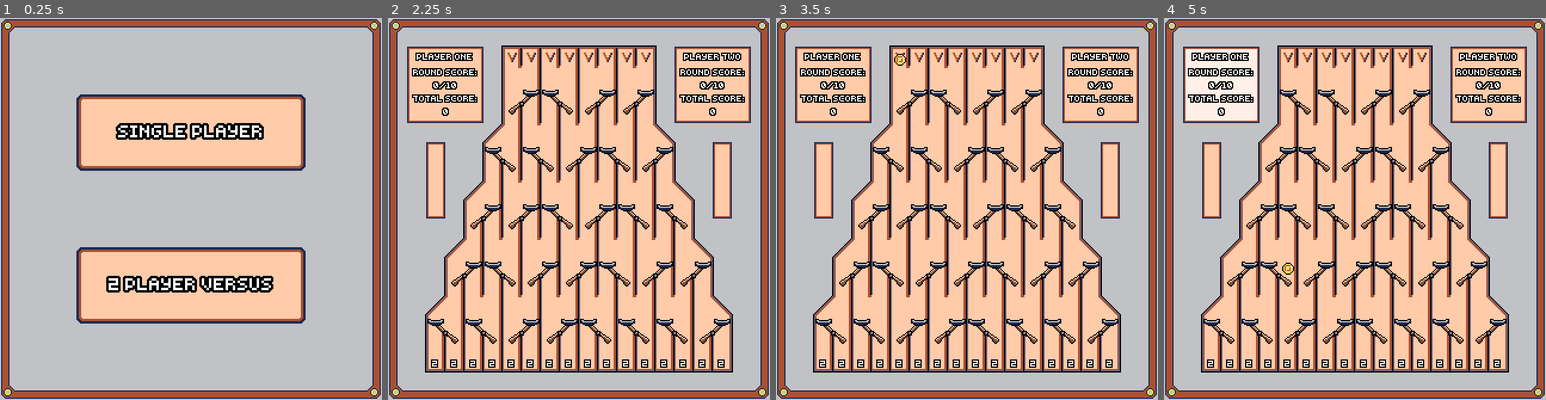
Above: before the commit, frames 1-4 (left to right).
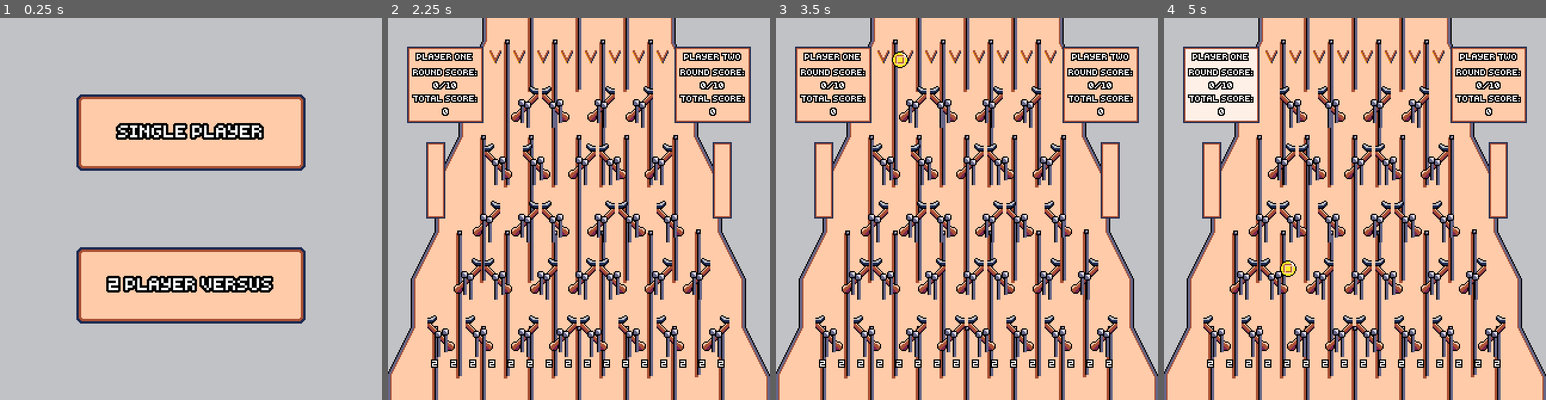
Above: after the commit, the same moments.

Repository: nico-bebop/Coin-Drop
Game: Godot game, scene res://menu/main_menu.tscn
The game is run twice, just before and just after one commit, with the same random seed, the same clock (stepped at 60 frames per second) and the same inputs.
Inputs (mouse positions are in pixels of both pictures, inside the frame that each line leads up to):
- Up to frame 1 (0.25 s): no input
- Up to frame 2 (2.25 s): click "SINGLE PLAYER" at 0.5 s; click "SINGLE PLAYER" at 1.25 s; click "2 PLAYER VERSUS" at 2 s
- Up to frame 3 (3.5 s): move the mouse to (898, 56) at 2.77 s; click (898, 56) at 2.85 s
- Up to frame 4 (5 s): move the mouse to (1309, 56) at 3.52 s; click (1309, 56) at 3.6 s; move the mouse to (1324, 56) at 4.27 s; click (1324, 56) at 4.35 s

The runs differ from the first frame. In frame 1, 8.5% of the frame differs, in the area x 0-100%, y 0-100%; in frame 2, 51%; in frame 3, 51%; in frame 4, 51%.

Commit message:
Assets rescaled

Diff:
--- a/assets/fonts/default7px.tres
+++ b/assets/fonts/default7px.tres
@@ -3,7 +3,6 @@
 [ext_resource path="res://assets/fonts/tinypixel.otf" type="DynamicFontData" id=1]
 
 [resource]
-resource_local_to_scene = true
 size = 7
 outline_size = 1
 outline_color = Color( 0, 0, 0, 1 )
Binary file changed: assets/sprites/game/board.png
Binary file changed: assets/sprites/game/coin.png
Binary file changed: assets/sprites/game/notch.png
Binary file changed: assets/sprites/game/slots.png
Binary file changed: assets/sprites/game/switch.png
Binary file changed: assets/sprites/ui/background.png
